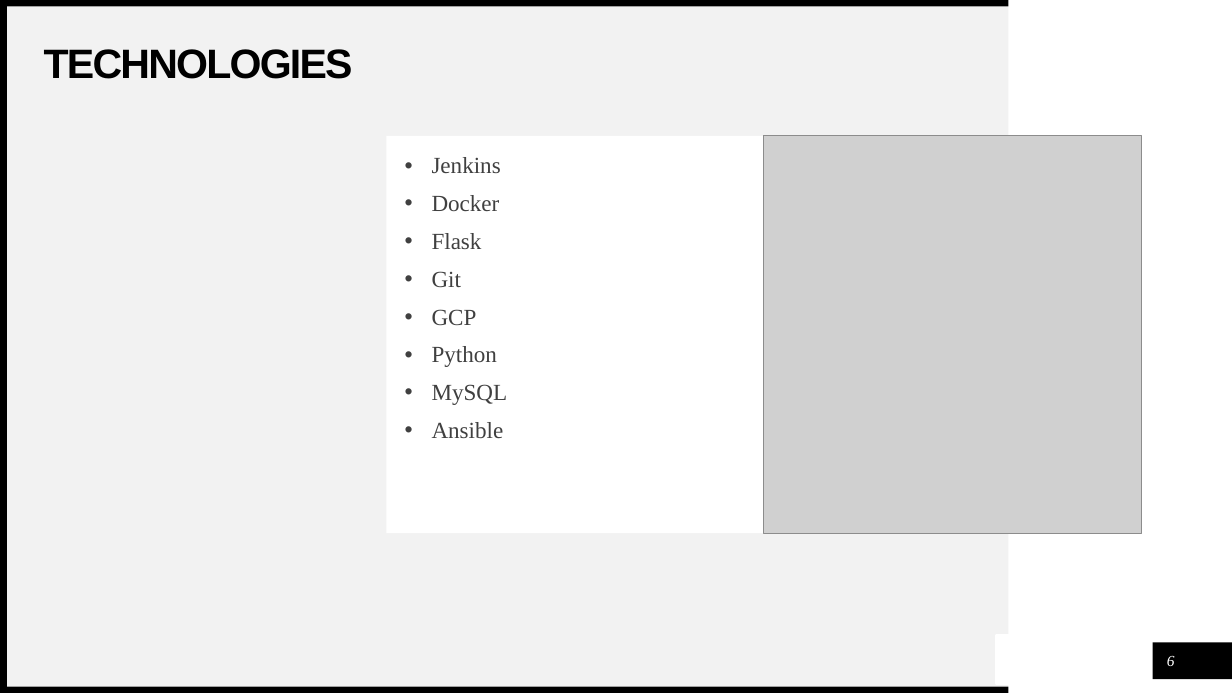
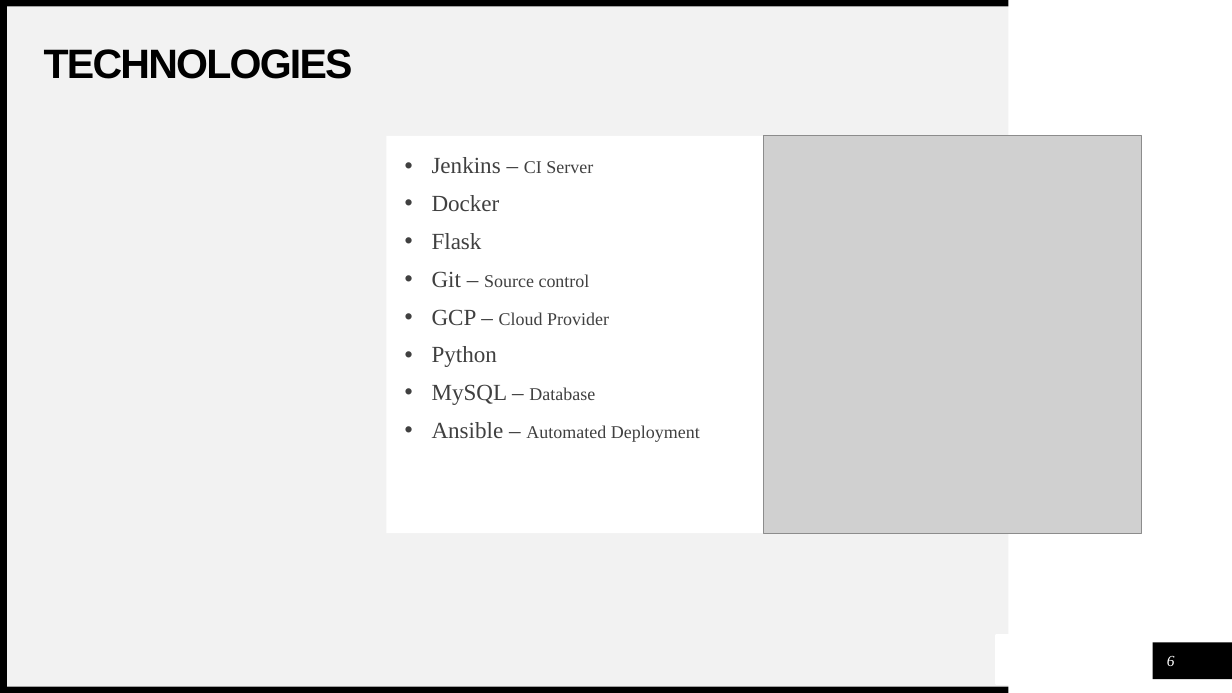
Before and after one commit to Marbul83/PiersProject, a slide deck: slide 6 of Media/DnDPresent.pptx. Drawn at 1232x693 pixels with LibreOffice and Linux fonts; fonts in the diff are those of the drawing; grey boxes stand for pictures. Boxes give left, top, right and bottom in pixels: in the first picture for what was removed or moved away, otherwise in the second. Text is boxed around its words. In the diff, an @@ line names an element or a change of style, - is before the commit and + after.

```diff
--- a/Media/DnDPresent.pptx
+++ b/Media/DnDPresent.pptx
@@ text in rectangle at bbox=[432, 157, 593, 173]: text changed @@
-• Jenkins
+• Jenkins – CI Server
@@ text in rectangle at bbox=[432, 271, 609, 325]: text changed; size 18 to 14 pt @@
-• Git
-• GCP
+• Git – Source control
+• GCP – Cloud Provider
@@ text in rectangle at bbox=[432, 384, 700, 442]: text changed; size 18 to 14 pt @@
-• MySQL
-• Ansible
+• MySQL – Database
+• Ansible – Automated Deployment
```
Also in this commit, not shown: 2 other slides changed, 1 slide added, 1 other file.
